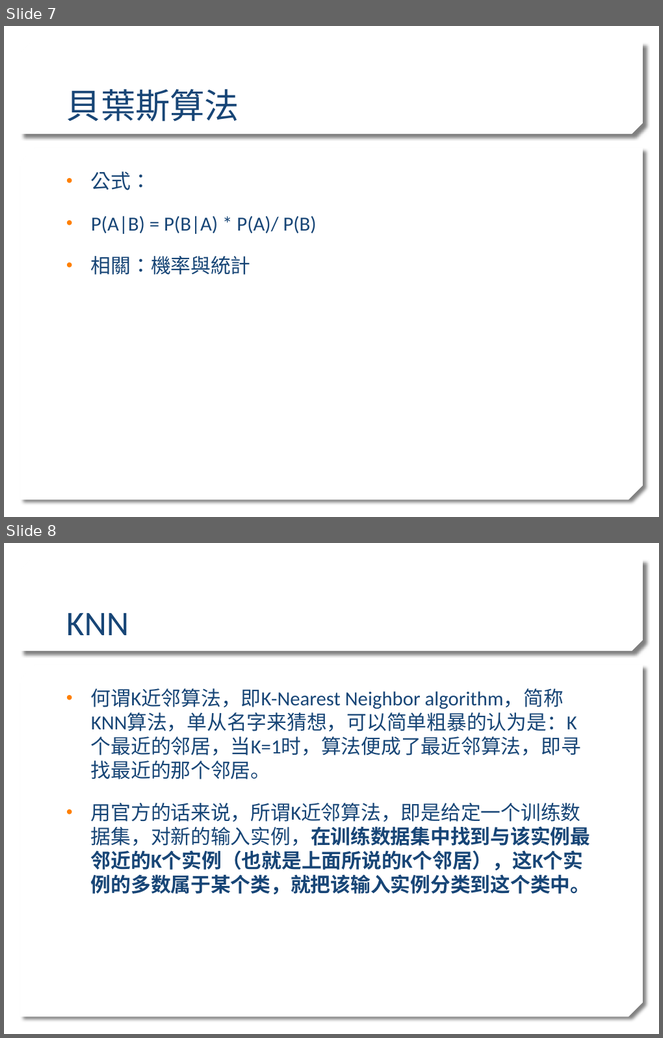
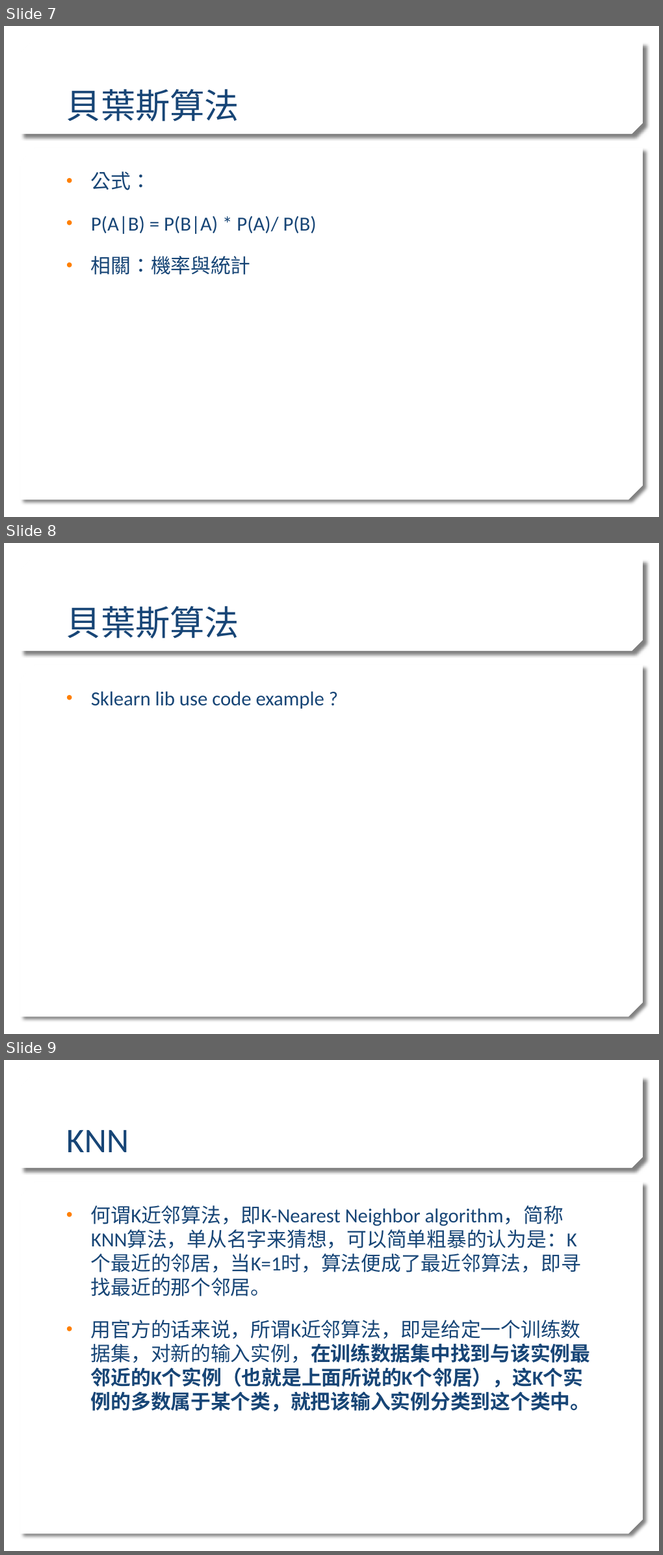
Before and after one commit to stereo720712/2020_Learn_practice_Machine_Learning, a slide deck: ml traing sean_detail.pptx. Shown one above the other, each under a label of ours: slides 7 and 8 before the commit, slides 7, 8 and 9 after it. The pictures are 663x1038 and 663x1555 pixels, drawn with LibreOffice and Linux fonts; fonts in the diff are those of the drawing; background and template pictures are left out. Boxes give left, top, right and bottom in pixels: in the first picture for what was removed or moved away, otherwise in the second. Text is boxed around its words. In the diff, an @@ line names an element or a change of style, - is before the commit and + after.

```diff
--- a/ml traing sean_detail.pptx
+++ b/ml traing sean_detail.pptx
@@ slide 8 added at [4, 543, 659, 1034], background picture (left out); not listed: 2 template elements that a slide beside it also shows @@
@@ title added at [66, 606, 239, 639], 38 pt, text #174576 @@
+貝葉斯算法
@@ text added at [91, 691, 324, 709], 22 pt, text #174576 @@
+• Sklearn lib use code example ?
@@ what was slide 8 is now slide 9 @@
```
Also in this commit, not shown: 2 slides changed, 8 other slides added, 5 other files.
